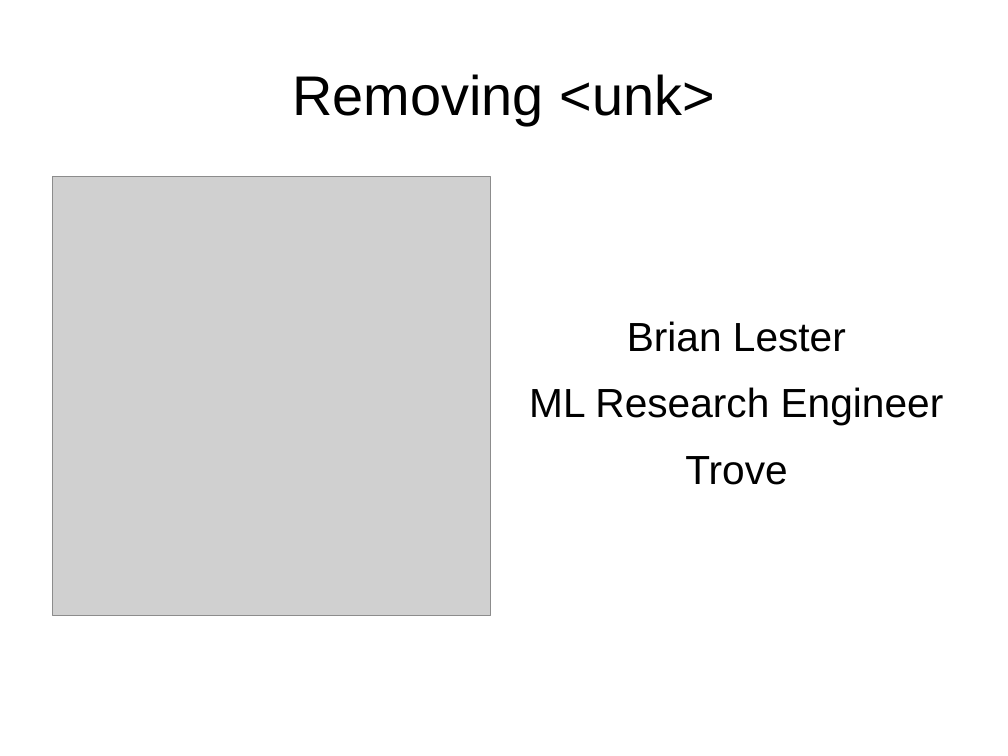
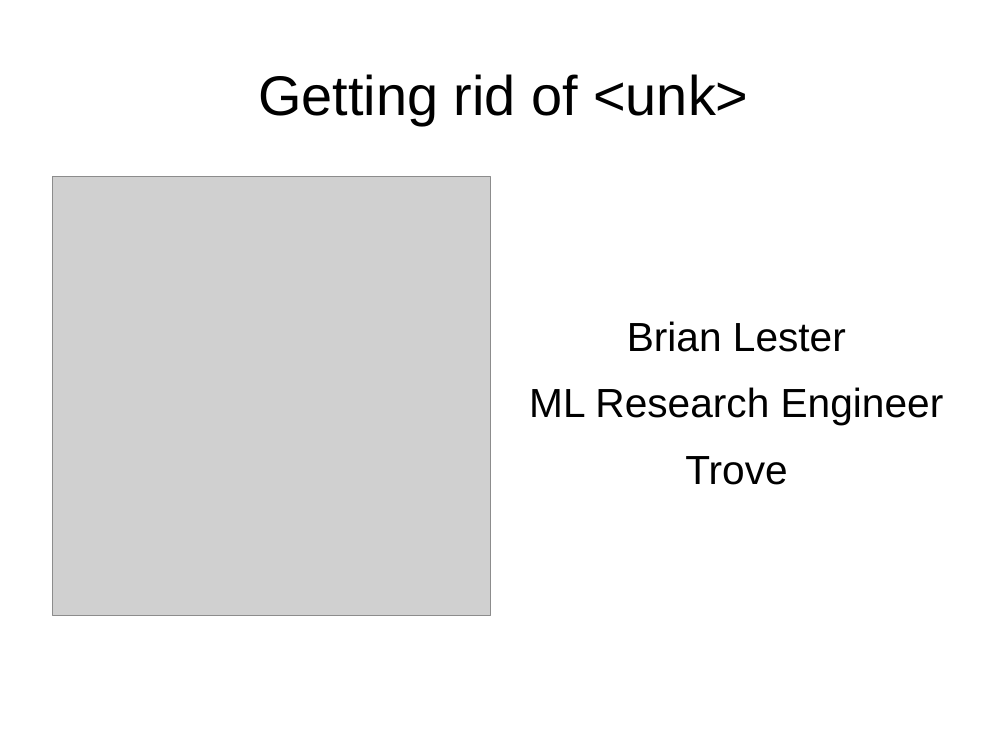
Before and after one commit to blester125/language_model, a slide deck: slide 1 of PyDataLightningBrianLester.odp. Drawn at 1008x756 pixels with LibreOffice and Linux fonts; fonts in the diff are those of the drawing; grey boxes stand for pictures. Boxes give left, top, right and bottom in pixels: in the first picture for what was removed or moved away, otherwise in the second. Text is boxed around its words. In the diff, an @@ line names an element or a change of style, - is before the commit and + after.

Commit message:
Updated slides

```diff
--- a/PyDataLightningBrianLester.odp
+++ b/PyDataLightningBrianLester.odp
@@ title at [258,74,748,125]: text changed @@
-Removing <unk>
+Getting rid of <unk>
```
Also in this commit, not shown: 1 other file.
